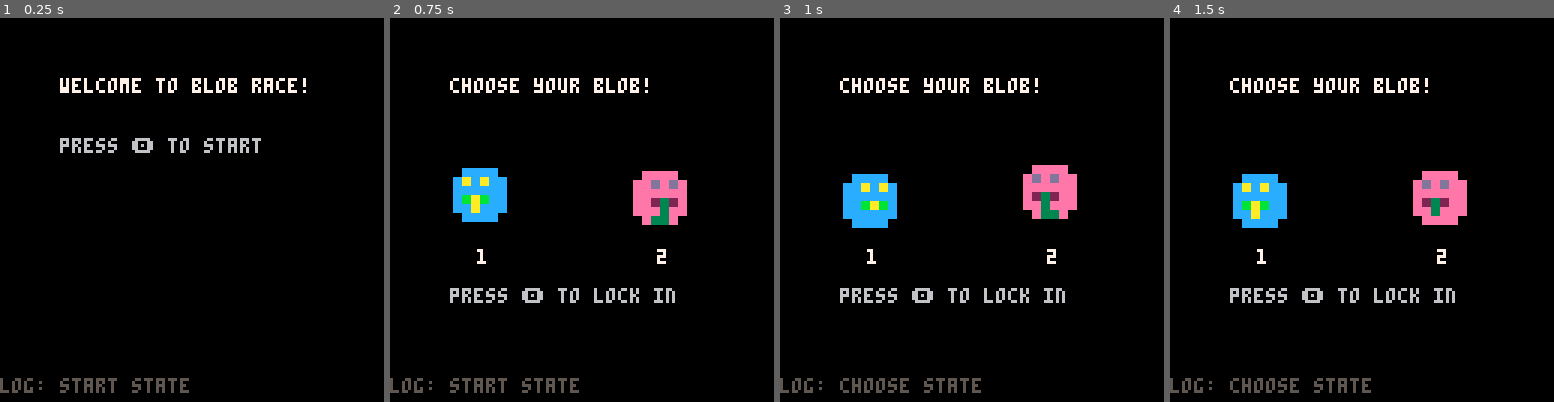
Above: before the commit, frames 1-4 (left to right).
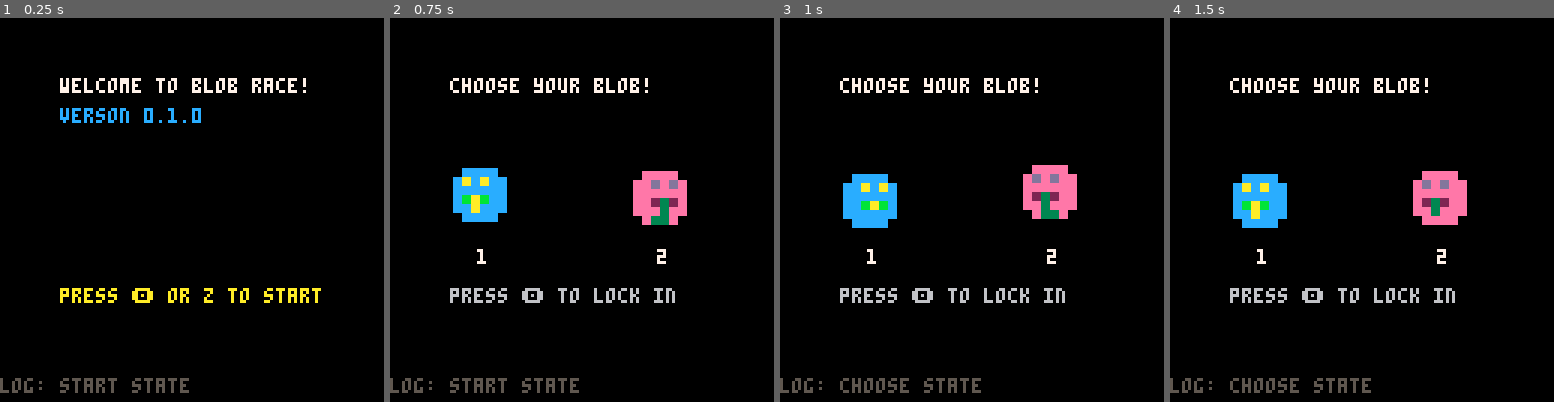
Above: after the commit, the same moments.

Repository: geopet/formula-blob
Game: PICO-8 cartridge blob_race.p8
The game is run twice, just before and just after one commit, with the same random seed, the same clock (stepped at 60 frames per second) and the same inputs.
Inputs:
- Up to frame 1 (0.25 s): no input
- Up to frame 2 (0.75 s): tap X (X key) at 0.33 s; tap O (Z key) at 0.7 s
- Up to frame 3 (1 s): no input
- Up to frame 4 (1.5 s): tap X (X key) at 1.07 s

The runs differ from the first frame. In frame 1, 2.4% of the frame differs, in the area x 15-84%, y 23-75%; in frame 2, nothing differs; in frame 3, nothing differs; in frame 4, nothing differs.

Commit message:
feat(ui): add version & clarity to start menu
We're adding a version number to the start menu. We're also adding
clarity in terms of what the Pico-8 special symbols might mean. In this
case we're telling the user that they can press the letter Z if they
want to move forward.

Diff:
--- a/blob_race.p8
+++ b/blob_race.p8
@@ -236,7 +236,8 @@
 
     if (state == "start") then
         print("welcome to blob race!", 20, 20, 7)
-        print("press 🅾️ to start", 20, 40, 6)
+        print("verson 0.1.0", 20, 30, 12)
+        print("press 🅾️ or z to start", 20, 90, 10)
 
         print_log_msg(log_msg)
     elseif (state == "choose") then
